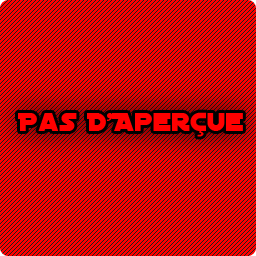
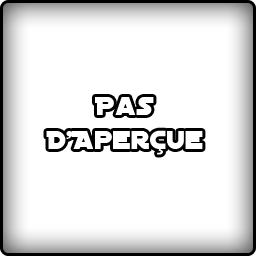
Before/after of a 256 × 256 layered artwork. What changed in the layer stack:
painted on "Pas D’Aperçue" over (x1=18, y1=97, x2=243, y2=155)
